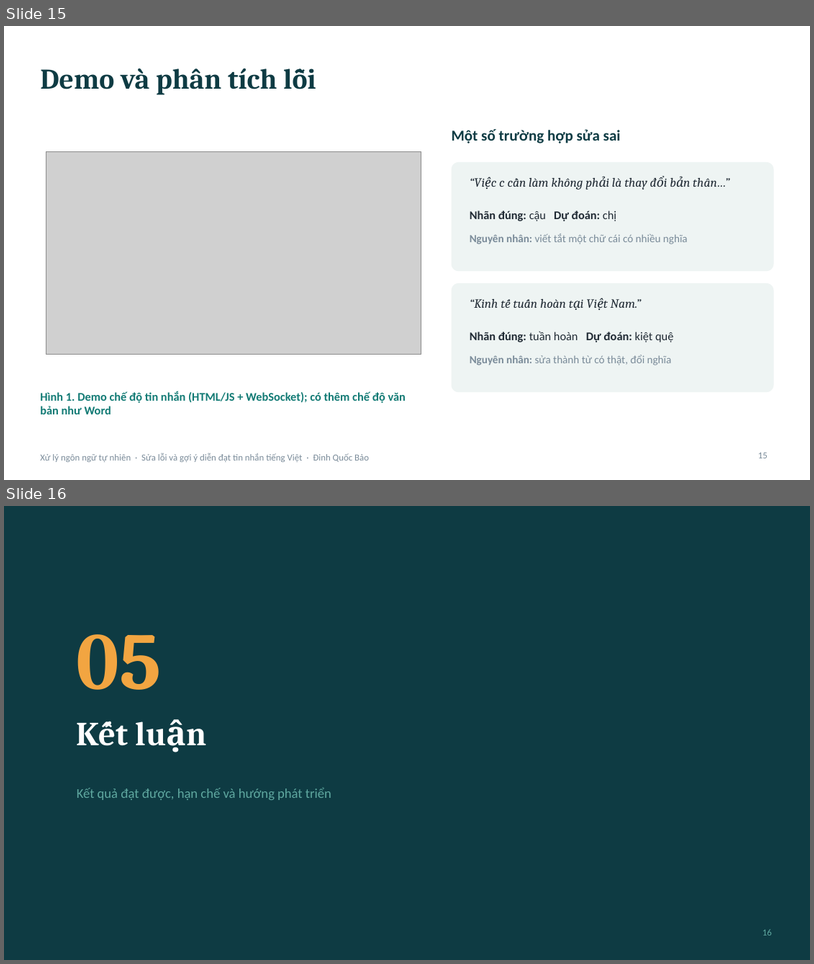
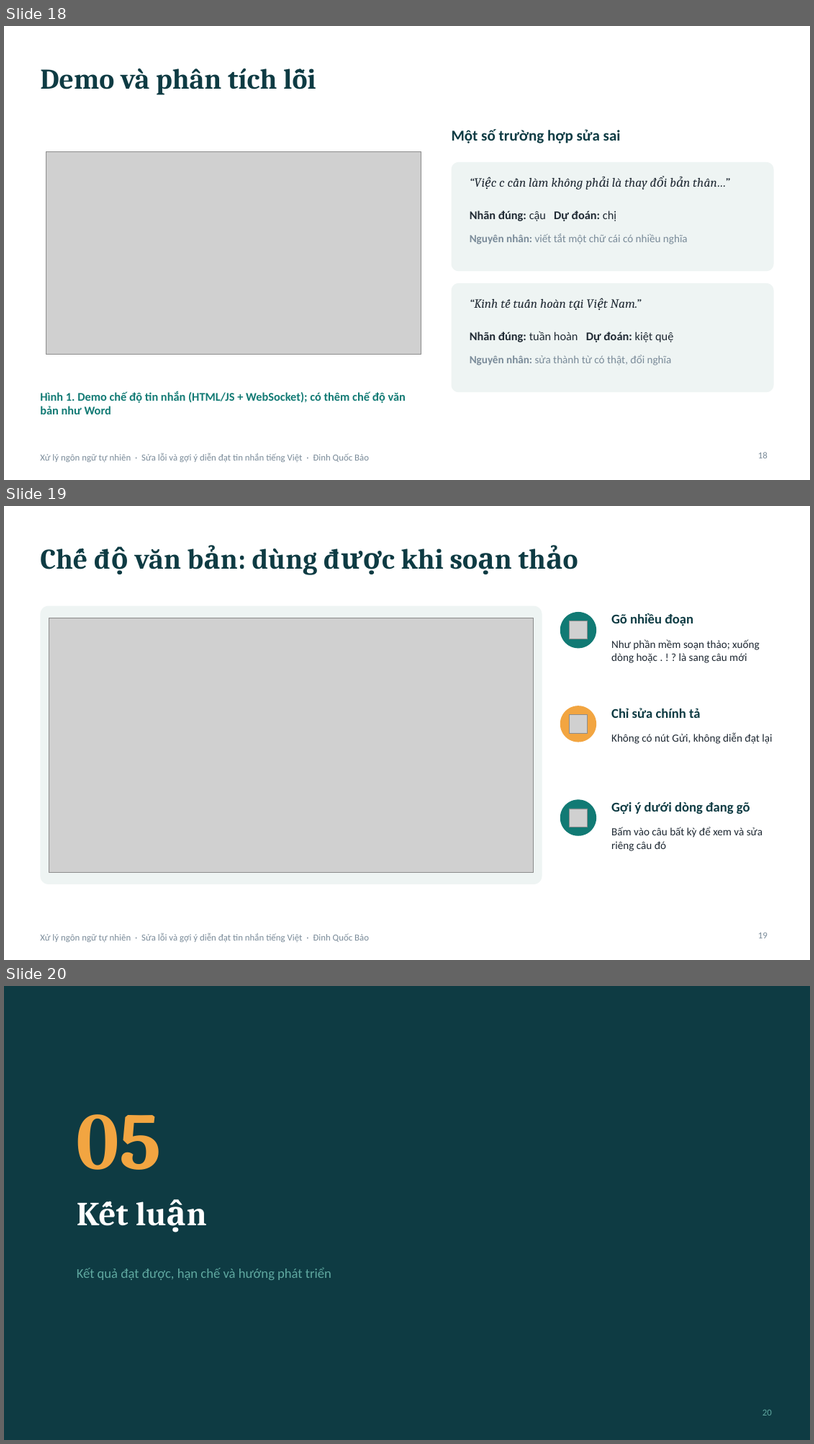
Before and after one commit to EDinhquocbao/vietnamese-message-assistant, a slide deck: reports/Slide_do_an_Dinh_Quoc_Bao.pptx. Shown one above the other, each under a label of ours: slides 15 and 16 before the commit, slides 18, 19 and 20 after it. The pictures are 814x964 and 814x1444 pixels, drawn with LibreOffice and Linux fonts; fonts in the diff are those of the drawing; grey boxes stand for pictures. Boxes give left, top, right and bottom in pixels: in the first picture for what was removed or moved away, otherwise in the second. Text is boxed around its words. In the diff, an @@ line names an element or a change of style, - is before the commit and + after.

```diff
--- a/reports/Slide_do_an_Dinh_Quoc_Bao.pptx
+++ b/reports/Slide_do_an_Dinh_Quoc_Bao.pptx
@@ slide 19 added at (4,506,810,960), background #FFFFFF; not listed: 1 template element that a slide beside it also shows @@
@@ title added at (40,548,444,575), 34 pt, text #0E3B43, bold @@
+Chế độ văn bản: dùng được khi soạn thảo
@@ rounded rectangle added at (40,606,543,884), fill #EEF4F3 @@
@@ ellipse added at (561,612,597,648), fill #117A74 @@
@@ text added at (612,613,694,626), 16 pt, text #0E3B43, bold @@
+Gõ nhiều đoạn
@@ picture added at (49,618,534,872) @@
@@ picture added at (570,621,588,639) @@
@@ text added at (612,639,759,663), 13 pt, text #1F2933 @@
+Như phần mềm soạn thảo; xuống dòng hoặc . ! ? là sang câu mới
@@ ellipse added at (561,705,597,742), fill #F2A541 @@
@@ picture added at (570,715,588,733) @@
@@ text added at (612,708,700,718), 16 pt, text #0E3B43, bold @@
+Chỉ sửa chính tả
@@ text added at (612,732,772,744), 13 pt, text #1F2933 @@
+Không có nút Gửi, không diễn đạt lại
@@ ellipse added at (561,800,597,836), fill #117A74 @@
@@ text added at (612,802,751,814), 16 pt, text #0E3B43, bold @@
+Gợi ý dưới dòng đang gõ
@@ picture added at (570,808,588,826) @@
@@ text added at (612,826,763,851), 13 pt, text #1F2933 @@
+Bấm vào câu bất kỳ để xem và sửa riêng câu đó
@@ page number added at (759,932,768,938), 11 pt, text #7A8B99 @@
+19
@@ what was slide 15 is now slide 18 @@
@@ page number at (759,452,768,458): text changed @@
-15
+18
@@ what was slide 16 is now slide 20 @@
@@ page number at (763,1409,772,1415): text changed @@
-16
+20
```
Also in this commit, not shown: 3 slides changed, 3 other slides added, 3 other files.
